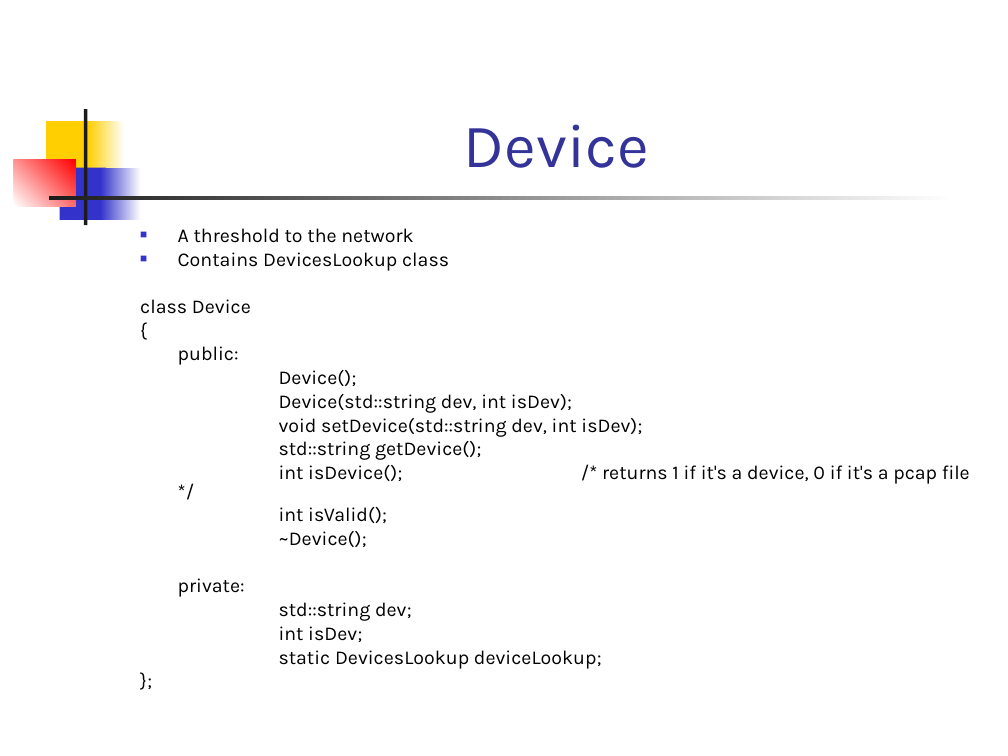
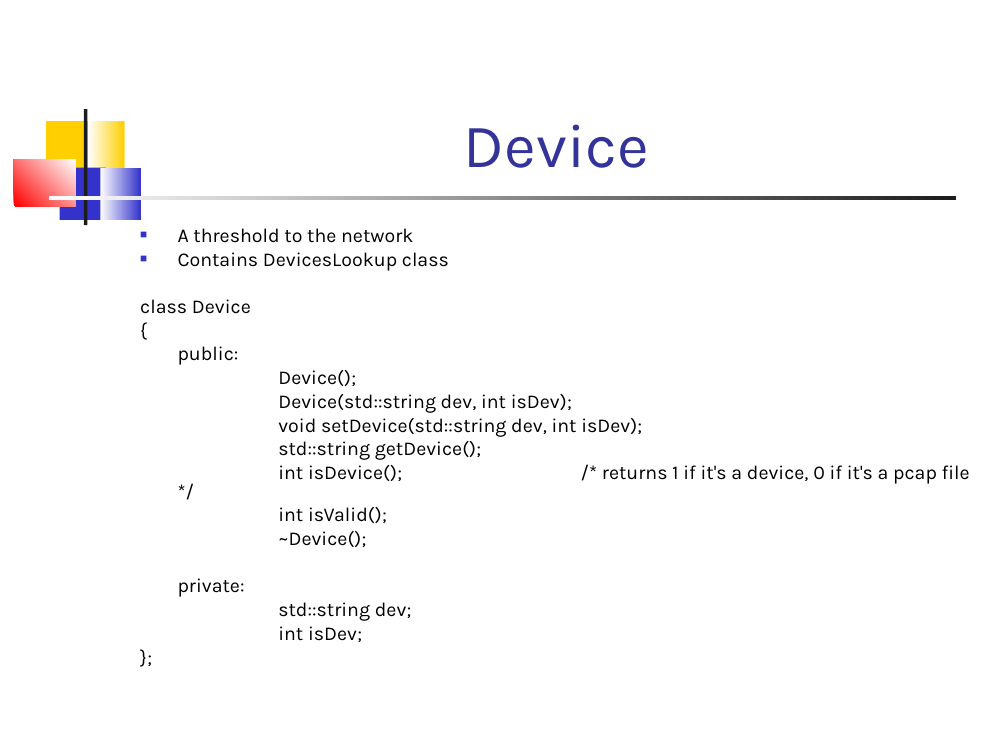
Before and after one commit to Google-Code-Fork/packet-manipulation-library, a slide deck: slide 13 of PacMan.ppt. Drawn at 1008x756 pixels with LibreOffice and Linux fonts; fonts in the diff are those of the drawing. Boxes give left, top, right and bottom in pixels: in the first picture for what was removed or moved away, otherwise in the second. Text is boxed around its words. In the diff, an @@ line names an element or a change of style, - is before the commit and + after.

Commit message:
Edited PacMan.ppt and Pacman-Tutorial.doc

```diff
--- a/PacMan.ppt
+++ b/PacMan.ppt
@@ rectangle at (89,121,125,173): fill gradient #FFCF01 to #FFFFFF to gradient #FFFFFF to #FFCF01 @@
@@ rectangle at (14,159,76,206): fill gradient #FFFFFF to #FF0000 to gradient #FF0000 to #FFFFFF @@
@@ rectangle at (101,167,141,220): fill gradient #3333CC to #FFFFFF to gradient #FFFFFF to #3333CC @@
@@ rectangle at (48,197,956,200): fill gradient #1C1C1C to #FFFFFF to gradient #FFFFFF to #1C1C1C @@
@@ text at (279,650,602,669): paragraph removed @@
-static DevicesLookup deviceLookup;
```
Also in this commit, not shown: 32 other slides changed, 1 other file.
